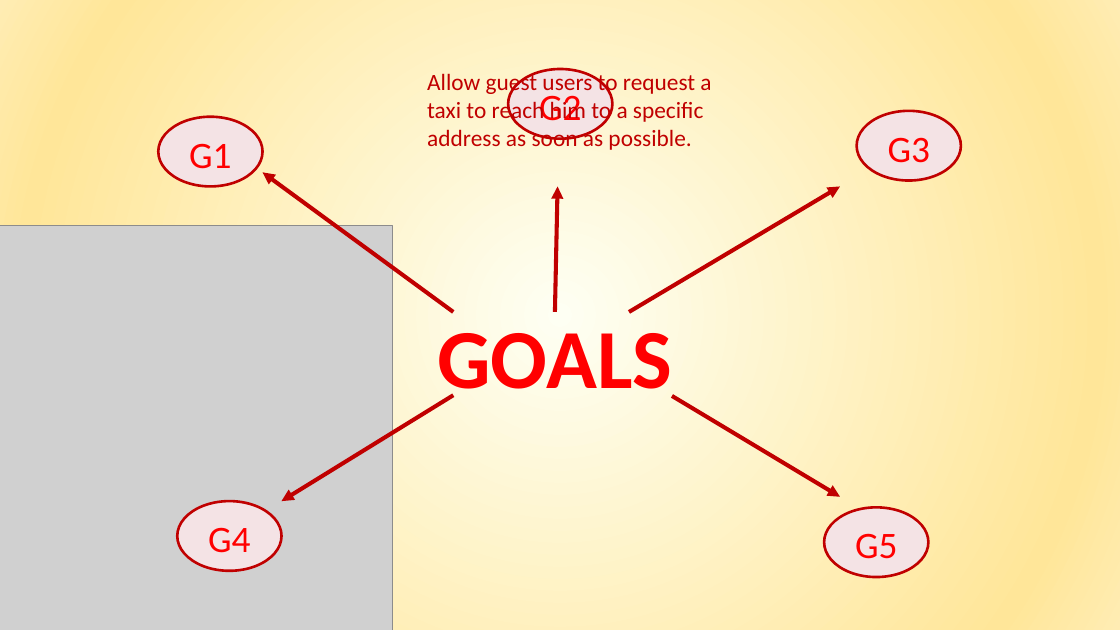
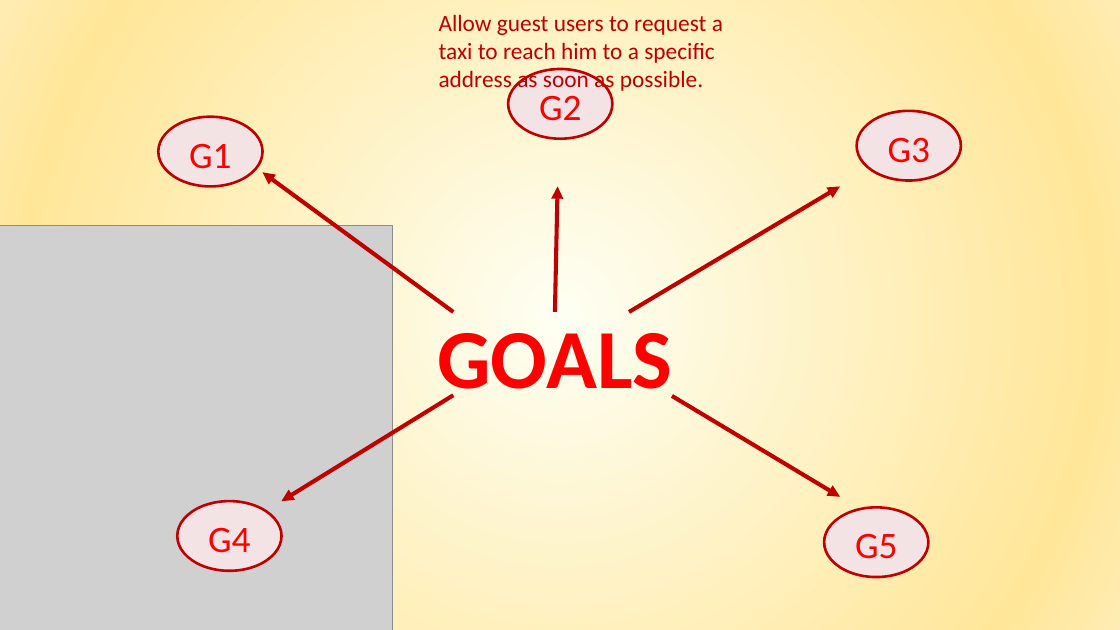
Before and after one commit to giuseppemanzi/manzinicolini, a slide deck: slide 7 of All/final presentation/Final presentation.pptx. Drawn at 1120x630 pixels with LibreOffice and Linux fonts; fonts in the diff are those of the drawing; grey boxes stand for pictures. Boxes give left, top, right and bottom in pixels: in the first picture for what was removed or moved away, otherwise in the second. Text is boxed around its words. In the diff, an @@ line names an element or a change of style, - is before the commit and + after.

```diff
--- a/All/final presentation/Final presentation.pptx
+++ b/All/final presentation/Final presentation.pptx
@@ text "Allow guest users to request ...": place and size @@
-text "Allow guest users to request ..." at (427,71,711,150)
+text "Allow guest users to request ..." at (439,14,723,94)
```
Also in this commit, not shown: 13 other slides changed, 6 slides added, 1 other file.
